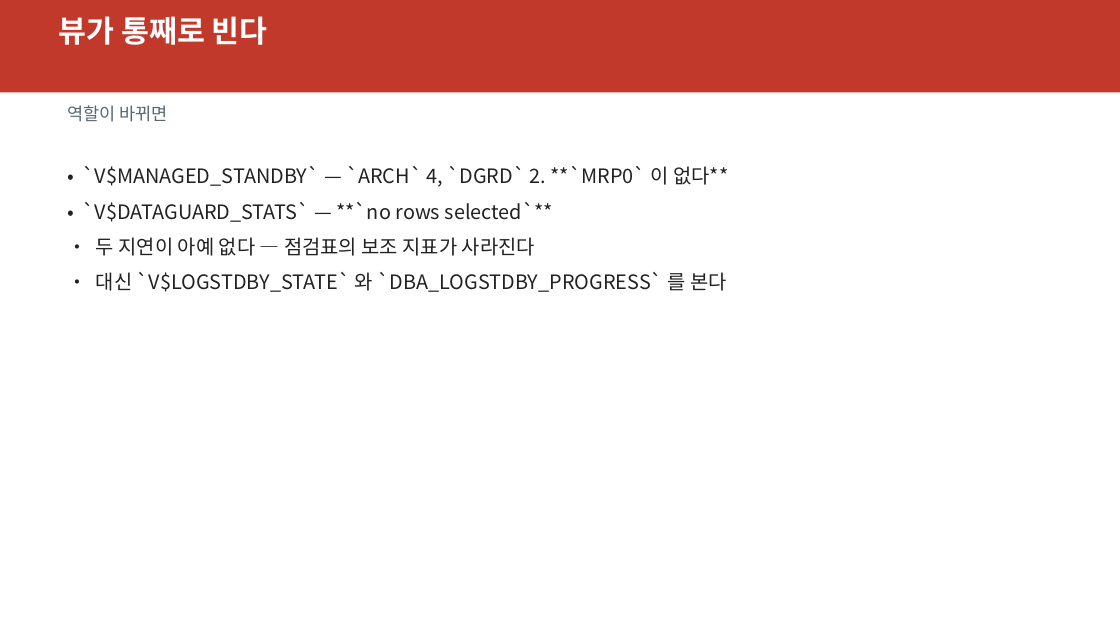
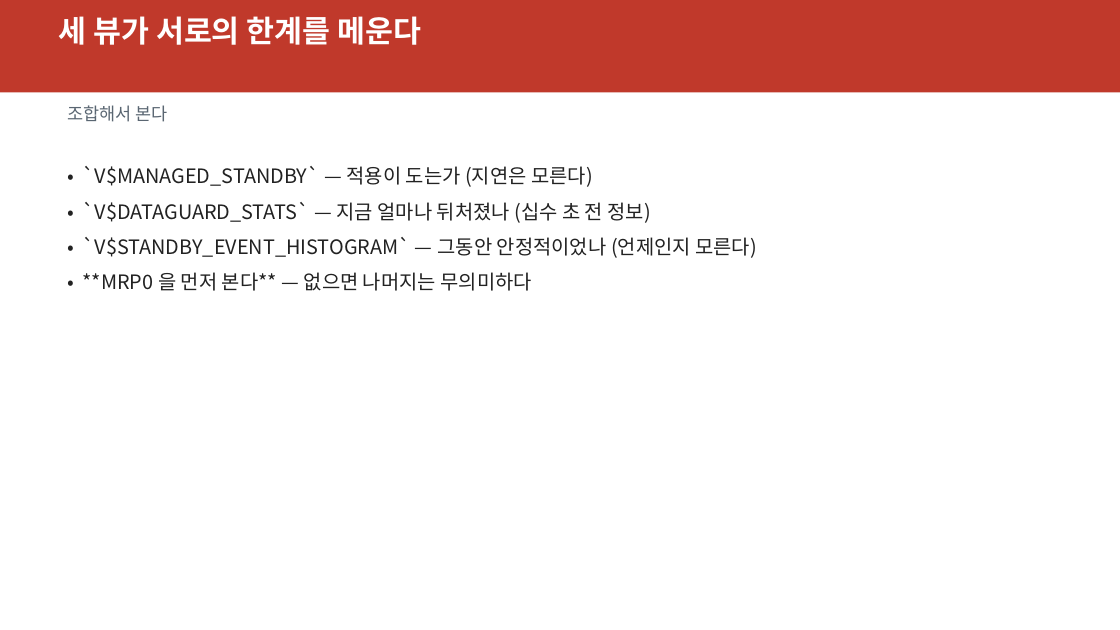
Before and after one commit to elpisk/OracleManual, a slide deck: slide 30 of ADG/15장/15장_V뷰기반모니터링과문제해결.pptx (slide 35 before the commit). Drawn at 1120x630 pixels with LibreOffice and Linux fonts; fonts in the diff are those of the drawing. Boxes give left, top, right and bottom in pixels: in the first picture for what was removed or moved away, otherwise in the second. Text is boxed around its words. In the diff, an @@ line names an element or a change of style, - is before the commit and + after.

```diff
--- a/ADG/15장/15장_V뷰기반모니터링과문제해결.pptx
+++ b/ADG/15장/15장_V뷰기반모니터링과문제해결.pptx
@@ text at [59, 16, 421, 45]: text changed @@
-뷰가 통째로 빈다
+세 뷰가 서로의 한계를 메운다
@@ text at [67, 105, 167, 122]: text changed @@
-역할이 바뀌면
+조합해서 본다
@@ text at [83, 166, 757, 291]: text changed @@
-• `V$MANAGED_STANDBY` — `ARCH` 4, `DGRD` 2. **`MRP0` 이 없다**
-• `V$DATAGUARD_STATS` — **`no rows selected`**
-• 두 지연이 아예 없다 — 점검표의 보조 지표가 사라진다
-• 대신 `V$LOGSTDBY_STATE` 와 `DBA_LOGSTDBY_PROGRESS` 를 본다
+• `V$MANAGED_STANDBY` — 적용이 도는가 (지연은 모른다)
+• `V$DATAGUARD_STATS` — 지금 얼마나 뒤처졌나 (십수 초 전 정보)
+• `V$STANDBY_EVENT_HISTOGRAM` — 그동안 안정적이었나 (언제인지 모른다)
+• **MRP0 을 먼저 본다** — 없으면 나머지는 무의미하다
```
Also in this commit, not shown: 11 other slides changed, 26 slides added, 32 slides removed, 12 other files.
